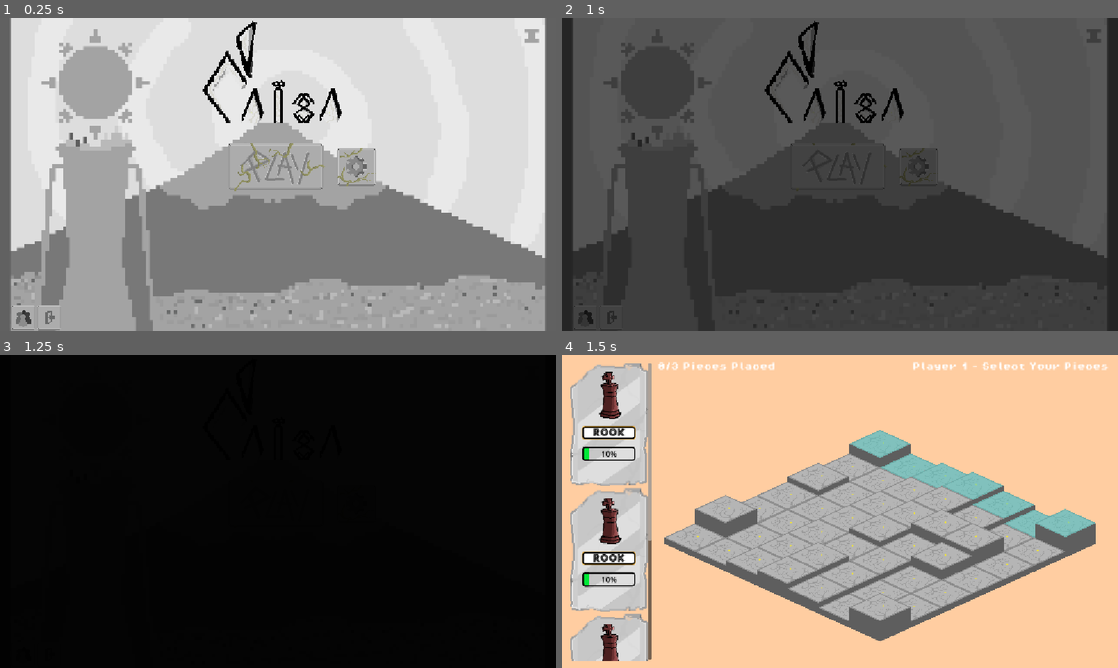
Above: before the commit, frames 1-4 (two rows, left to right).
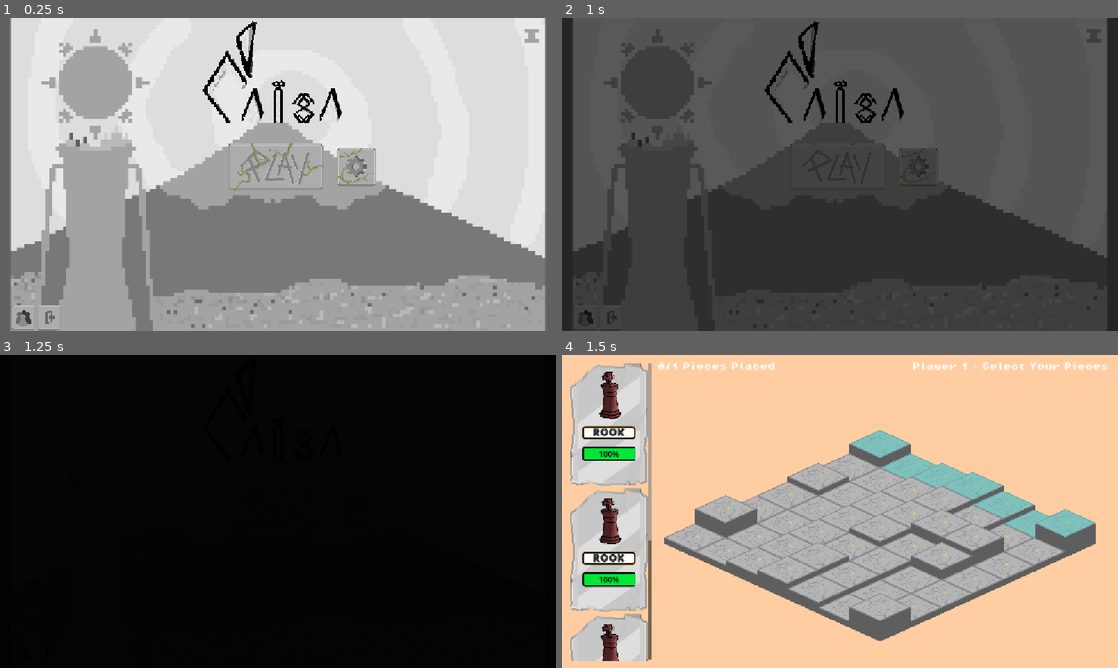
Above: after the commit, the same moments.

Repository: Caiisa-Games/caiisa
Game: Godot game, scene res://scenes/main_menu.tscn
Two runs of this game, one before a commit and one after it. Both use one fixed random seed, a clock stepped at 60 frames per second and the inputs below.
Inputs (mouse positions are in pixels of both pictures, inside the frame that each line leads up to):
- Up to frame 1 (0.25 s): no input
- Up to frame 2 (1 s): click (840, 165) at 0.5 s
- Up to frame 3 (1.25 s): no input
- Up to frame 4 (1.5 s): click (840, 502) at 1.25 s

Frames 1-3 are identical in both runs. In frame 4, 0.7% of the frame differs, in the area x 4-21%, y 2-75%.

Commit message:
basic damaging

Diff:
--- a/data/pieces/piece1.tres
+++ b/data/pieces/piece1.tres
@@ -6,6 +6,8 @@
 
 [sub_resource type="Resource" id="Resource_gku5q"]
 script = ExtResource("1_fsny8")
+movement_type = 2
+move_range = 2
 can_pass_through_pieces = true
 metadata/_custom_type_script = "uid://yiknnlycdli6"
 
@@ -14,5 +16,7 @@
 name = "ROOK"
 description = "test desc - rook"
 texture = ExtResource("2_pfm47")
+power = 5
+defense = 10
 movement = SubResource("Resource_gku5q")
 metadata/_custom_type_script = "uid://divct8m8b0k67"
--- a/scenes/battle_manager.gd
+++ b/scenes/battle_manager.gd
@@ -11,8 +11,7 @@
 var current_phase: Phase = Phase.SELECT
 var selected_piece: Tile = null
 var valid_moves: Array[Tile] = []
-var has_moved_this_turn: bool = false
-var has_attacked_this_turn: bool = false
+var has_attacked: bool = false
 var round_number: int = 1
 
 @onready var board = $BoardLayer/Board
@@ -54,7 +53,6 @@
 		return
 
 	var current_player = 1 if current_turn == Turn.PLAYER_1 else 2
-	print(current_phase, current_player)
 
 	match current_phase:
 		Phase.SELECT:
@@ -65,12 +63,10 @@
 
 
 func _handle_selection(tile: Tile, player: int) -> void:
-	print(tile.occupant)
 	if tile.occupant.piece_data == null:
 		_clear_selection()
 		return
 
-	print(tile.occupant.player, player)
 	if tile.occupant.player != player:
 		_clear_selection()
 		return
@@ -82,27 +78,60 @@
 
 
 func _handle_move(tile: Tile) -> void:
+	var turn = 1 if current_turn == Turn.PLAYER_1 else 2
 	if tile in valid_moves:
 		_execute_move(tile)
-	elif tile.occupant.piece_data != null:
-		_handle_selection(tile, 1 if current_turn == Turn.PLAYER_1 else 2)
+	elif tile.occupant.piece_data != null and tile.occupant.player != turn:
+		_handle_attack(tile)
 	else:
 		_clear_selection()
 
 
 func _handle_attack(tile: Tile) -> void:
-	# TODO: Implement attack logic
-	pass
+	if has_attacked:
+		has_attacked = false
+		return
+	var target = tile.occupant
+	if target == null:
+		return
+
+	if target == selected_piece.occupant:
+		return
+
+	var attacker_player = selected_piece.occupant.player
+	var defender_player = target.player
+
+	if attacker_player == defender_player:
+		return
+
+	if not CombatRules.is_within_range(
+		selected_piece.grid_position,
+		tile.grid_position,
+		selected_piece.occupant.piece_data.movement.move_range #TODO: ADD ATTACK RANAGE
+	):
+		return
+
+	var damage = CombatRules.calculate_damage(
+		selected_piece.occupant.piece_data.power,
+		false # TODO: add critical chance
+	)
+
+	var died = await target.take_damage(damage)
+	print(target.current_hp)
+
+	#_show_damage_number(damage, tile.position) #TODO: Visual death feedback
+
+	if died:
+		target.clear_data()
+	_end_turn()
+	_clear_selection()
 
 func _execute_move(tile: Tile) -> void:
 	if selected_piece == null:
 		return
 
-	var player_id = selected_piece.occupant.player
-
 	board._move_occupant(selected_piece, tile)
 
-	has_moved_this_turn = true
 	_end_turn()
 	_clear_selection()
 	_update_ui()
@@ -120,9 +149,7 @@
 	if selected_piece == null or selected_piece.occupant == null:
 		return
 
-	print(selected_piece.occupant.piece_data.movement)
 	valid_moves = board.get_valid_moves(selected_piece.occupant.piece_data, selected_piece)
-	print(valid_moves)
 
 	board.clear_all_highlights()
 	for tile in valid_moves:
@@ -136,23 +163,12 @@
 		current_turn = Turn.PLAYER_1
 		round_number += 1
 
-	has_moved_this_turn = false
-	has_attacked_this_turn = false
 	_clear_selection()
 	_update_ui()
 
 func _update_ui() -> void:
 	turn_label.text = "Player %d's Turn" % (1 if current_turn == Turn.PLAYER_1 else 2)
 	round_label.text = "Round %d" % round_number
-
-	#move_button.disabled = has_moved_this_turn or selected_piece == null
-	#attack_button.disabled = has_attacked_this_turn or selected_piece == null
-
-	#match current_phase:
-		#Phase.SELECT:
-			#info_label.text = "Select a piece to move"
-		#Phase.MOVE:
-			#info_label.text = "Click a highlighted tile to move"
 
 func _on_move_button_pressed() -> void:
 	if selected_piece != null:
--- a/scenes/card.gd
+++ b/scenes/card.gd
@@ -20,7 +20,7 @@
 func _update_display() -> void:
 	if piece_data == null:
 		return
-	$VBoxContainer/ProgressBar.value = piece_data.defense
+	$VBoxContainer/ProgressBar.value = piece_data.defense * 10
 	$VBoxContainer/TextureRect.texture = piece_data.texture
 	$VBoxContainer/Label.text = piece_data.name
 
@@ -38,7 +38,7 @@
 func set_disabled(value: bool) -> void:
 	visible = not value
 
-func _on_card_click(viewport: Node, event: InputEvent, shape_idx: int) -> void:
+func _on_card_click(_viewport: Node, event: InputEvent, _shape_idx: int) -> void:
 	if event is InputEventMouseButton:
 		if event.button_index == MOUSE_BUTTON_LEFT and event.pressed:
 			if is_selected:
--- a/scenes/occupant.gd
+++ b/scenes/occupant.gd
@@ -18,7 +18,7 @@
 func _update_stats() -> void:
 	if not piece_data: return
 
-	max_hp = piece_data.defense * 10
+	max_hp = piece_data.defense
 	current_hp = max_hp
 
 	hp_changed.emit(current_hp, max_hp)
--- a/scenes/piece_selection.gd
+++ b/scenes/piece_selection.gd
@@ -1,7 +1,7 @@
 class_name PieceSelection
 extends Control
 
-const MAX_PIECES := 3
+const MAX_PIECES := 1
 
 @onready var card_flow = $HSplitContainer/LeftPanel/ScrollContainer/CardFlow
 @onready var board = $HSplitContainer/RightPanel/PreviewLayer/Board
--- a/scripts/combat_rules.gd
+++ b/scripts/combat_rules.gd
@@ -1,6 +1,7 @@
 class_name CombatRules
 
 # Damage = (AttackerPower - heightdelta) * RangeModifier
+# TODO: Account for height
 static func calculate_damage(attacker_power: int, is_critical: bool = false) -> int:
 	var raw_damage = attacker_power
 
--- a/scripts/piece_data.gd
+++ b/scripts/piece_data.gd
@@ -10,9 +10,9 @@
 @export var collision_shape: Shape2D
 
 @export_group("Stats")
-@export var knockback: float = 1.0
-@export var power: float = 1.0
-@export var defense: float = 1.0
+@export var knockback: int = 1
+@export var power: int = 1
+@export var defense: int = 1
 
 @export_group("Movement")
 @export var movement: MovementData
